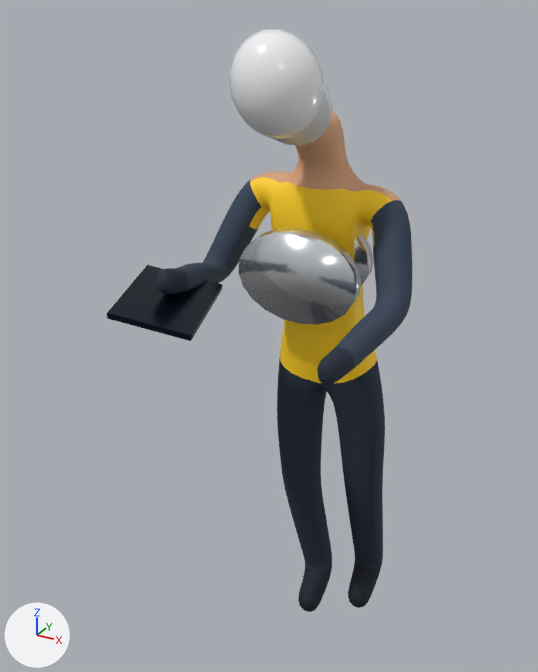
Renders of the glTF model docs/visor3d/modelos/trabajador_encargado.glb from each side of a commit.
The view is the same before and after, from a 50 mm lens placed at (0.809, -1.836, 1.841), pointed at (-0.178, -0.041, 0.943). The axes (+X, +Y, +Z) are drawn at lower left. The lights are the same throughout. The older version comes first. Where no turn or scale is listed for an object, it has been applied to the vertices.
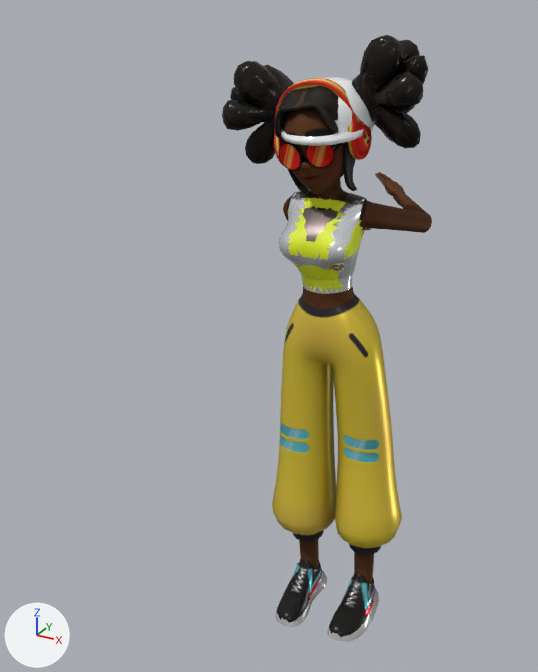
What changed in the scene script:
```text
Add img_ch03_1001_normal:
    img_ch03_1001_normal = load_image('Ch03_1001_Normal', '_unpacked/Ch03_1001_Normal', 512, 512, 'Non-Color')
Add img_ch03_1001_diffuse:
    img_ch03_1001_diffuse = load_image('Ch03_1001_Diffuse', '_unpacked/Ch03_1001_Diffuse', 512, 512, 'sRGB')
Add img_ch03_1001_glossiness:
    img_ch03_1001_glossiness = load_image('Ch03_1001_Glossiness', '_unpacked/Ch03_1001_Glossiness', 512, 512, 'Non-Color')
Add img_image:
    img_image = load_image('Image', '_unpacked/Image', 512, 512, 'sRGB')
Change mat_chaleco:
    remove # nodes: BsdfPrincipled, OutputMaterial
    remove # colours: yellow #facc15, brown #3e3101
    nodes: BsdfPrincipled, NormalMap, OutputMaterial, TexImage
    colours: yellow #d8e61e, dark yellow #2e3202
    uses the picture img_ch03_1001_normal
Add mat_ch03_body:
    mat_ch03_body = bpy.data.materials.new('Ch03_Body')
    # uses the picture img_ch03_1001_diffuse
    # uses the picture img_ch03_1001_glossiness
    # uses the picture img_ch03_1001_normal
    # uses the picture img_image
Add me_mesh:
    me_mesh.from_pydata(...)  # 14336 vertices, 28106 faces; spans x -0.33..0.25, y -0.2..0.59, z -0.01..1.78
    # faces by material slot: [26680, 665, 761]
    me_mesh.materials.append(mat_ch03_body)
    me_mesh.materials.append(mat_chaleco)
    me_mesh.materials.append(mat_banda3m)
Remove ob_cube:
    ob_cube = bpy.data.objects.new('Cube', me_cube)
    ob_cube.location = (-0.257, -0.424, 1.17)
Remove ob_cuerpo:
    ob_cuerpo = bpy.data.objects.new('Cuerpo', me_cuerpobase)
    ob_cuerpo.location = (0.0, 0.0, 0.0)
Change ob_cylinder:
    ob_cylinder.location: (-0.028, -0.228, 1.642) -> (-0.012, -0.054, 1.557)
    ob_cylinder.rotation_euler: (2.03, -0.146, -0.00741) -> (0.14, 0.0, 0.0)  # degrees (116, -8.4, -0.4) -> degrees (8, 0, 0)
Remove ob_cylinder_001:
    ob_cylinder_001 = bpy.data.objects.new('Cylinder.001', me_cylinder_001)
    ob_cylinder_001.location = (-0.017, -0.064, 1.223)
Remove ob_cylinder_002:
    ob_cylinder_002 = bpy.data.objects.new('Cylinder.002', me_cylinder_002)
    ob_cylinder_002.location = (-0.014, -0.181, 1.199)
Change ob_sphere:
    ob_sphere.rotation_euler: (1.88, -0.146, -0.00741) -> (0.0, 0.0, 0.0)  # degrees (108, -8.4, -0.4) -> degrees (0, 0, 0)
    ob_sphere.location: (-0.034, -0.267, 1.681) -> (-0.012, 0.011, 1.587)
    ob_sphere.scale: (0.94, 1.06, 0.85) -> (0.94, 1.08, 0.82)
Add ob_ch03:
    ob_ch03 = bpy.data.objects.new('Ch03', me_mesh)
    ob_ch03.location = (0.0, 0.0, 0.0)
```

Changed parts and their boxes (x1, y1, x2, y2) in the pictures (538 x 672 px):
'Ch03', added
    after: (222, 35, 432, 642)
    faces in mat_ch03_body: (222, 35, 432, 642)
    faces in mat_banda3m: (279, 193, 365, 294)
    faces in mat_chaleco: (279, 198, 364, 293)
'Cuerpo', deleted
    before: (156, 111, 412, 612)
    faces in mat_pantalon (dark blue #1e293b): (156, 268, 385, 571)
    faces in mat_chaleco (yellow #facc15): (249, 177, 392, 384)
    faces in mat_camisa (dark blue #334155): (178, 180, 412, 370)
    faces in mat_piel (beige #d9a47c): (250, 111, 401, 201)
    faces in mat_bota (black #111827): (298, 562, 381, 612)
'Sphere', moved, rescaled, turned
    before: (229, 28, 323, 139)
    after: (323, 77, 375, 132)
'Cylinder.002', deleted
    before: (239, 228, 361, 325)
'Cube', deleted (black)
    before: (107, 265, 223, 341)
'Cylinder', moved, turned
    before: (272, 82, 332, 146)
    after: (281, 128, 364, 146)
'Cylinder.001', deleted
    before: (270, 229, 374, 286)
